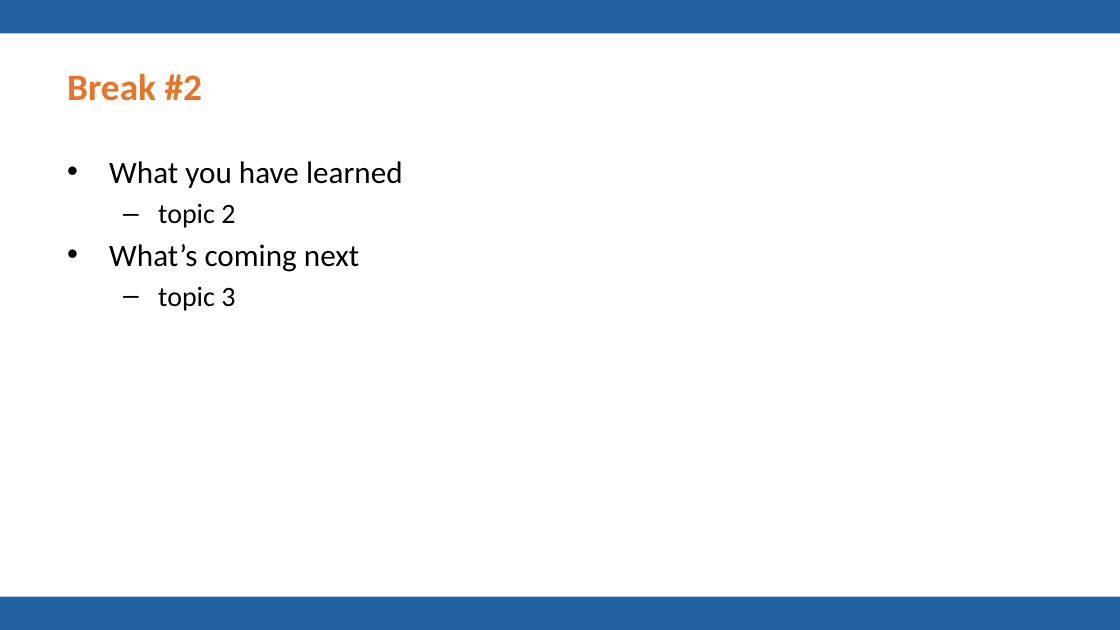
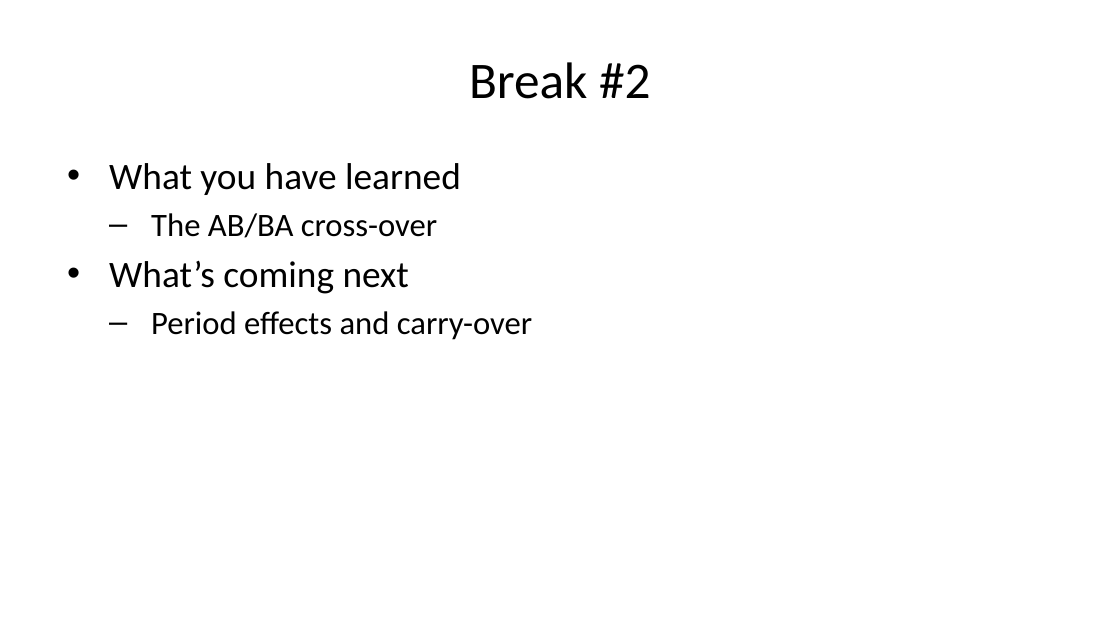
Before and after one commit to pmean/talks, a slide deck: slide 25 of cross-over/results/cross-over-slides-and-speaker-notes.pptx (slide 6 before the commit). Drawn at 1120x630 pixels with LibreOffice and Linux fonts; fonts in the diff are those of the drawing; background and template pictures are left out. Boxes give left, top, right and bottom in pixels: in the first picture for what was removed or moved away, otherwise in the second. Text is boxed around its words. In the diff, an @@ line names an element or a change of style, - is before the commit and + after.

```diff
--- a/cross-over/results/cross-over-slides-and-speaker-notes.pptx
+++ b/cross-over/results/cross-over-slides-and-speaker-notes.pptx
@@ rectangle removed at bbox=[0, 0, 1120, 34] @@
@@ title "Break #2" at bbox=[469, 62, 650, 99]: size 24 to 33 pt, text colour #E87427 to #000000, bold off; alignment left to centre @@
@@ text at bbox=[109, 163, 461, 294]: size 20 to 24 pt in "What you have learned", "What’s coming next" @@
@@ text at bbox=[151, 213, 438, 238]: text changed; size 18 to 21 pt @@
-  – topic 2
+  – The AB/BA cross-over
@@ text at bbox=[151, 311, 532, 340]: text changed; size 18 to 21 pt @@
-  – topic 3
+  – Period effects and carry-over
@@ rectangle removed at bbox=[0, 597, 1120, 630] @@
```
Also in this commit, not shown: 4 other slides changed, 45 slides added, 9 slides removed, 9 other files.
